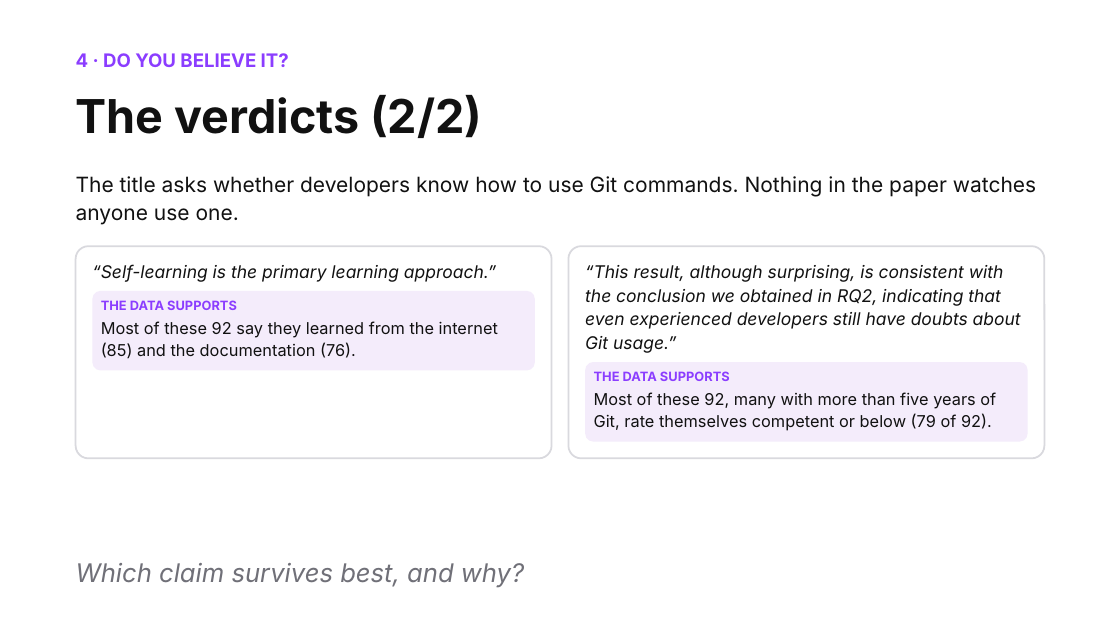
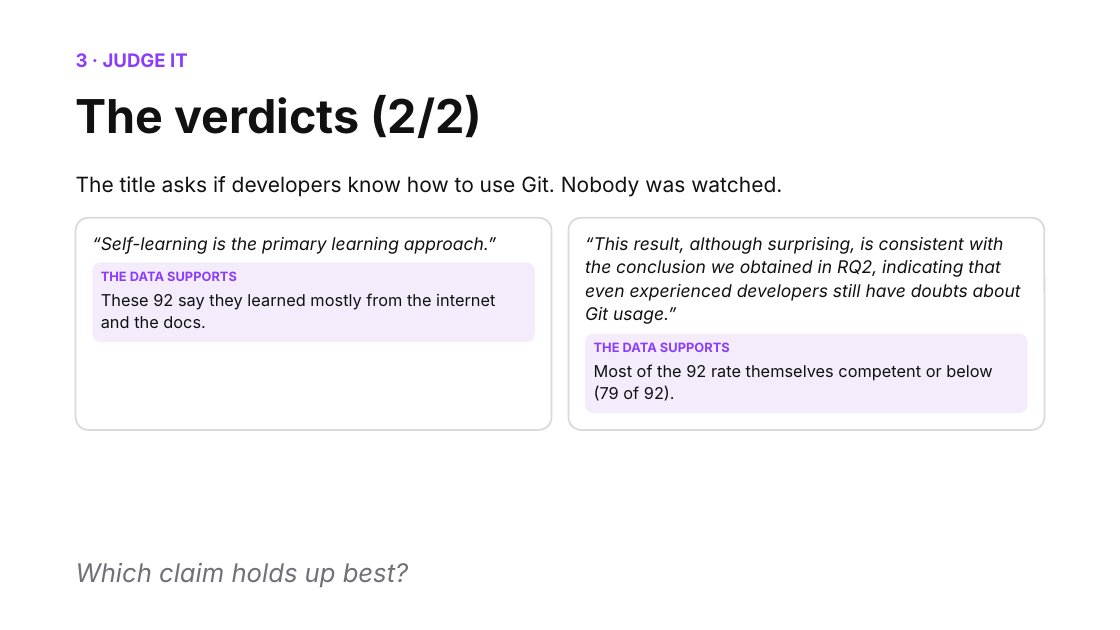
Before and after one commit to shubham3-ucb/cs294-pl, a slide deck: slide 18 of slides/thursday_app.pptx (slide 17 before the commit). Drawn at 1120x630 pixels with LibreOffice and Linux fonts; fonts in the diff are those of the drawing. Boxes give left, top, right and bottom in pixels: in the first picture for what was removed or moved away, otherwise in the second. Text is boxed around its words. In the diff, an @@ line names an element or a change of style, - is before the commit and + after.

```diff
--- a/slides/thursday_app.pptx
+++ b/slides/thursday_app.pptx
@@ text at [76, 53, 188, 67]: text changed @@
-4 · DO YOU BELIEVE IT?
+3 · JUDGE IT
@@ text at [76, 176, 782, 197]: text changed @@
-The title asks whether developers know how to use Git commands. Nothing in the paper watches anyone use one.
+The title asks if developers know how to use Git. Nobody was watched.
@@ 4 texts, 4 rounded rectangles: place and size @@
-4 texts, 4 rounded rectangles at [76, 246, 1045, 459]
+4 texts, 4 rounded rectangles at [76, 218, 1045, 430]
@@ text at [101, 293, 495, 328]: text changed @@
-Most of these 92 say they learned from the internet (85) and the documentation (76).
+These 92 say they learned mostly from the internet and the docs.
@@ text at [594, 364, 992, 401]: text changed @@
-Most of these 92, many with more than five years of Git, rate themselves competent or below (79 of 92).
+Most of the 92 rate themselves competent or below (79 of 92).
@@ text at [76, 563, 408, 587]: text changed @@
-Which claim survives best, and why?
+Which claim holds up best?
```
Also in this commit, not shown: 15 other slides changed, 5 slides added, 5 slides removed, 15 other files.
